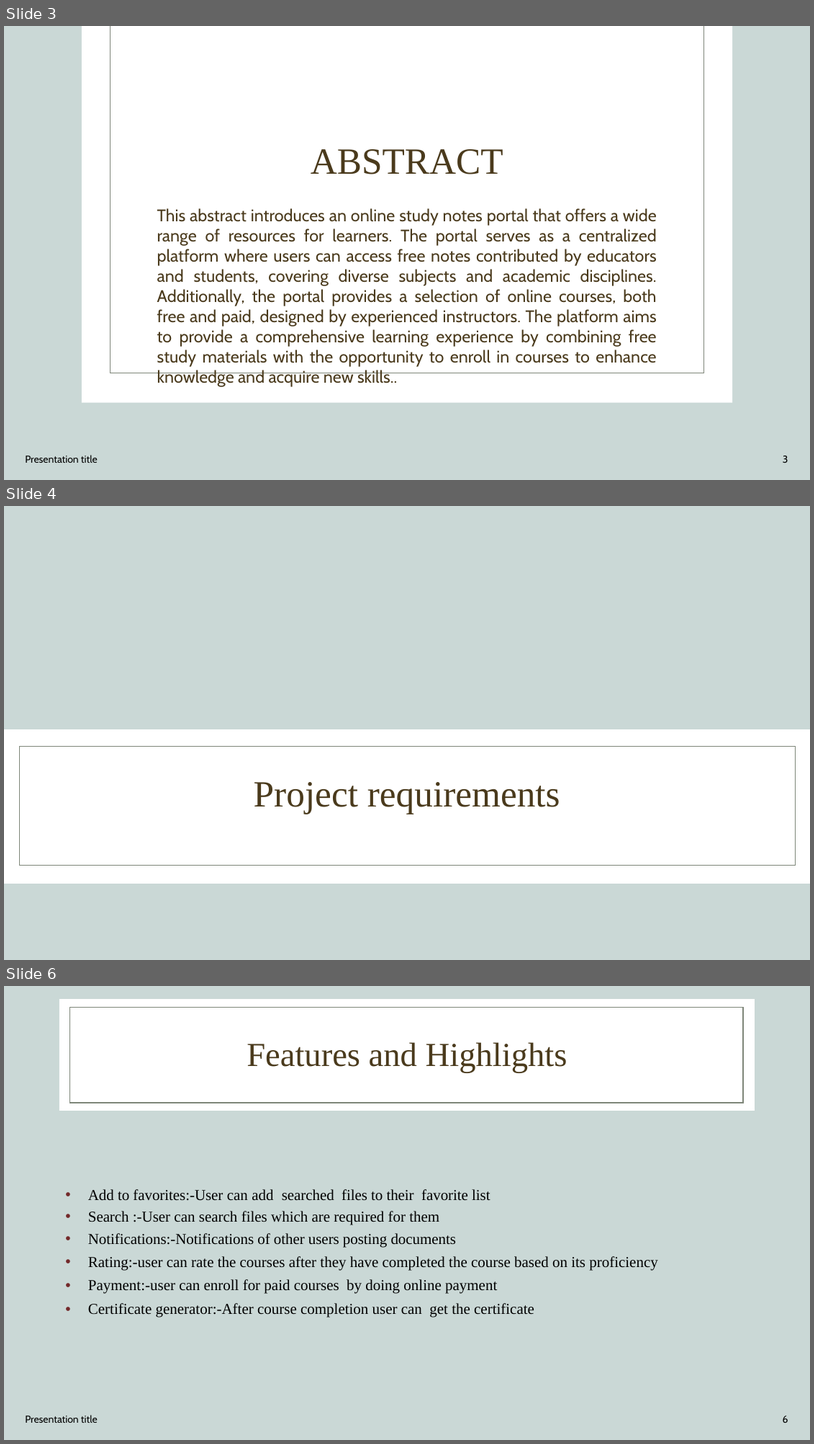
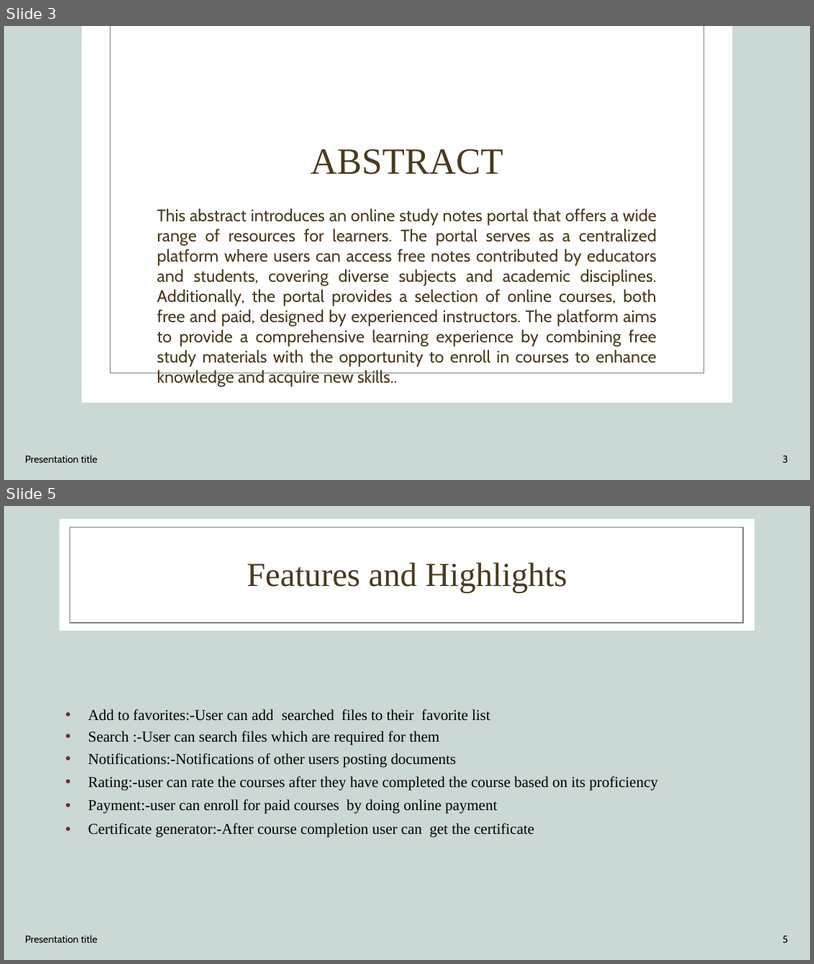
Before and after one commit to hemaprabham/ONLINE-STUDY-NOTES, a slide deck: ONLINE STUDY NOTES PORTAL.pptx. Shown one above the other, each under a label of ours: slides 3, 4 and 6 before the commit, slides 3 and 5 after it; the slides between them are not shown. The pictures are 814x1444 and 814x964 pixels, drawn with LibreOffice and Linux fonts; fonts in the diff are those of the drawing; background and template pictures are left out. Boxes give left, top, right and bottom in pixels: in the first picture for what was removed or moved away, otherwise in the second. Text is boxed around its words. In the diff, an @@ line names an element or a change of style, - is before the commit and + after.

```diff
--- a/ONLINE STUDY NOTES PORTAL.pptx
+++ b/ONLINE STUDY NOTES PORTAL.pptx
@@ slide 4 removed at bbox=[4, 506, 810, 960], background #CAD8D6 @@
@@ rectangle removed at bbox=[4, 729, 810, 883] @@
@@ rectangle removed at bbox=[19, 746, 796, 865] @@
@@ title removed at bbox=[254, 782, 561, 814] @@
-Project requirements
@@ what was slide 6 is now slide 5 @@
@@ page number at bbox=[783, 935, 789, 942]: text changed @@
-6
+5
```
Also in this commit, not shown: 3 slides changed, 18 other files.
